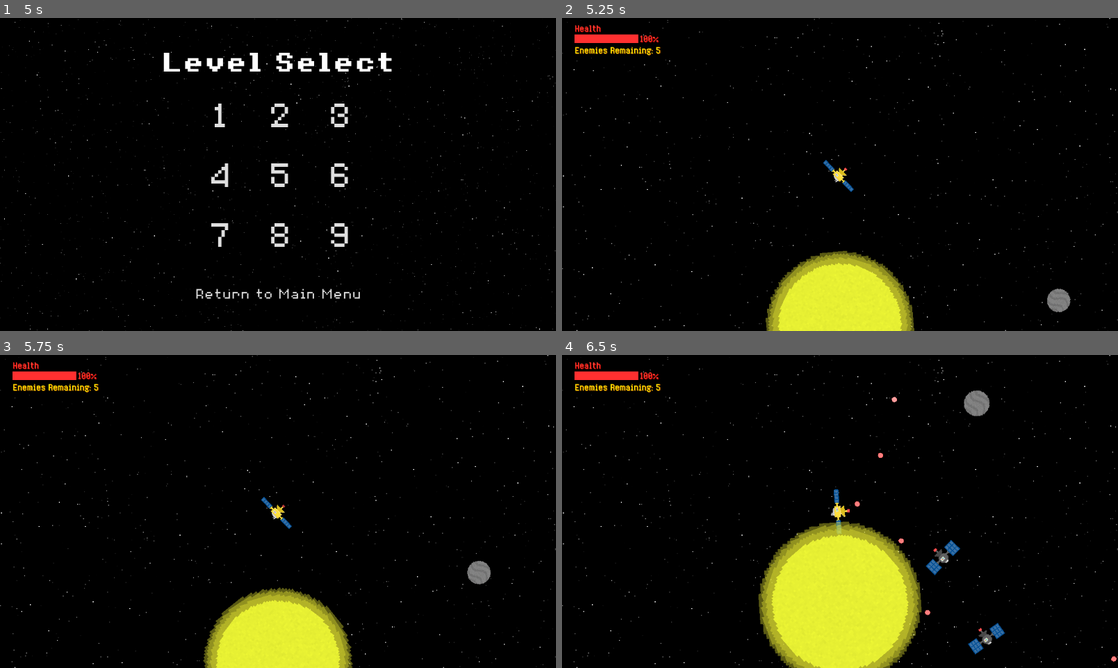
Above: before the commit, frames 1-4 (two rows, left to right).
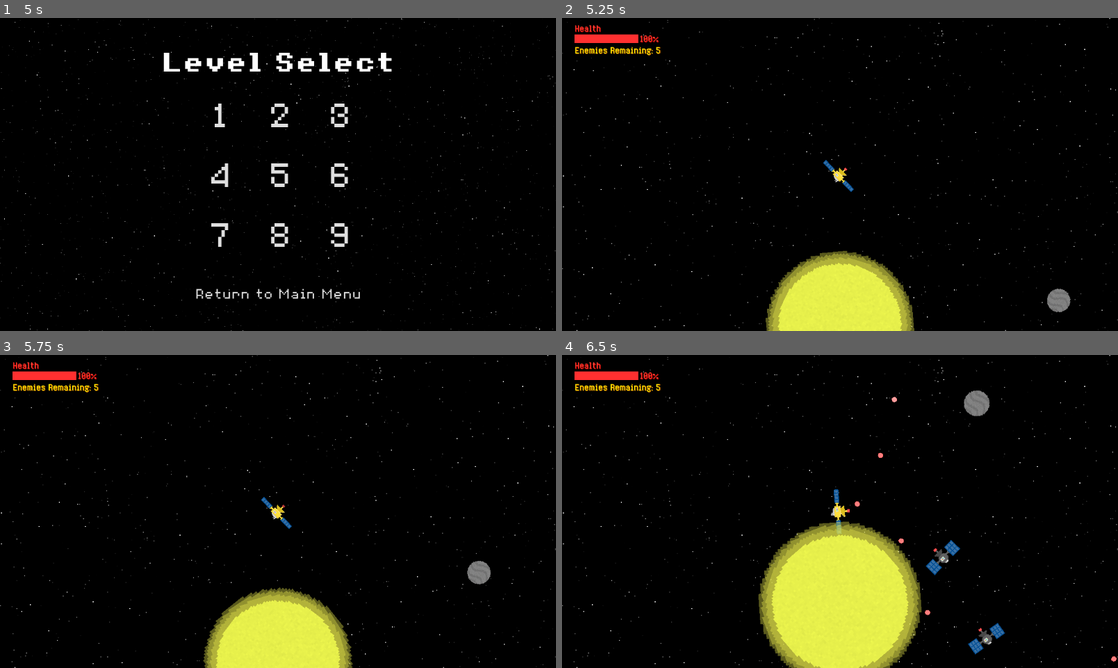
Above: after the commit, the same moments.

Repository: Birb-Games/gmtk-2025
Game: Godot game, scene res://scenes/main.tscn
Two runs of this game, one before a commit and one after it. Both use one fixed random seed, a clock stepped at 60 frames per second and the inputs below.
Inputs (mouse positions are in pixels of both pictures, inside the frame that each line leads up to):
- Up to frame 1 (5 s): move the mouse to (400, 158) at 0.52 s; press the mouse at (400, 158) at 0.53 s; hold Right (right) 0.53-1.28 s; move the mouse to (166, 190) at 1.27 s; release the mouse at (166, 190) at 1.28 s; hold Down (down) 1.28-2.03 s; click (166, 190) at 1.35 s; move the mouse to (333, 105) at 2.02 s; press the mouse at (333, 105) at 2.03 s; hold Right (right) 2.03-2.78 s; tap Mouse wheel up (zoom_camera_in) at 2.1 s; move the mouse to (250, 237) at 2.77 s; release the mouse at (250, 237) at 2.78 s; hold Up (up) 2.78-3.53 s; tap Mouse wheel down (zoom_camera_out) at 2.85 s; click (250, 237) at 3.05 s; move the mouse to (444, 221) at 3.52 s; press the mouse at (444, 221) at 3.53 s; hold A (left) from 3.53 s (still down); move the mouse to (111, 127) at 4.27 s; release the mouse at (111, 127) at 4.28 s; click (111, 127) at 4.35 s
- Up to frame 2 (5.25 s): release A (left) at 5 s; click "3" at 5 s
- Up to frame 3 (5.75 s): no input
- Up to frame 4 (6.5 s): move the mouse to (867, 511) at 5.77 s; press the mouse at (867, 511) at 5.78 s; hold Down (down) from 5.78 s (still down); tap Mouse wheel up (zoom_camera_in) at 5.85 s

Frame 1 is identical in both runs. In frame 2, 1.9% of the frame differs, in the area x 38-62%, y 78-100%; in frame 3, 1.8%; in frame 4, 4.0%, in the area x 37-63%, y 57-100%.

Commit message:
added levels 7 and 8

Diff:
--- a/scenes/levels/level3.tscn
+++ b/scenes/levels/level3.tscn
@@ -16,7 +16,7 @@
 max_dist = 800.0
 
 [node name="Star" parent="." index="2" instance=ExtResource("2_s1j21")]
-modulate = Color(1, 1, 0.211765, 1)
+modulate = Color(1, 1, 0.313726, 1)
 
 [node name="Mercury" parent="." index="3" instance=ExtResource("4_t275y")]
 position = Vector2(456, 0)
--- a/scenes/levels/level7.tscn
+++ b/scenes/levels/level7.tscn
@@ -1,10 +1,15 @@
-[gd_scene load_steps=3 format=3 uid="uid://c68s8w6bx5eu2"]
+[gd_scene load_steps=7 format=3 uid="uid://c68s8w6bx5eu2"]
 
 [ext_resource type="PackedScene" uid="uid://2oltjvbyir1q" path="res://scenes/levels/level.tscn" id="1_txnnu"]
 [ext_resource type="PackedScene" uid="uid://1vu1wu57fds4" path="res://scenes/space_objects/giant_planet.tscn" id="2_geu6g"]
+[ext_resource type="PackedScene" uid="uid://dwlunt4kweprj" path="res://scenes/satellites/rotating_satellite.tscn" id="3_fklld"]
+[ext_resource type="PackedScene" uid="uid://bf5p7gle6e1jl" path="res://scenes/asteroid_field.tscn" id="3_jrs18"]
+[ext_resource type="PackedScene" uid="uid://cfnsaojiroi77" path="res://scenes/space_objects/moon.tscn" id="4_adc7d"]
+[ext_resource type="PackedScene" uid="uid://dfegq4ky2hdw6" path="res://scenes/satellites/multishot_satellite.tscn" id="5_268cy"]
 
 [node name="Level" node_paths=PackedStringArray("center_object") instance=ExtResource("1_txnnu")]
 center_object = NodePath("GiantPlanet")
+asteroid_spawn_time = 0.0
 
 [node name="PlayerSatellite" parent="." index="0"]
 position = Vector2(0, -272)
@@ -13,3 +18,46 @@
 
 [node name="GiantPlanet" parent="." index="2" instance=ExtResource("2_geu6g")]
 modulate = Color(0, 0.490196, 1, 1)
+
+[node name="AsteroidField" parent="." index="3" instance=ExtResource("3_jrs18")]
+inner_radius = 400
+outer_radius = 600
+asteroid_count = 32
+
+[node name="Moon" parent="." index="4" instance=ExtResource("4_adc7d")]
+position = Vector2(0, 728)
+mass = 5.0
+
+[node name="Moon2" parent="." index="5" instance=ExtResource("4_adc7d")]
+position = Vector2(0, 328)
+mass = 5.0
+
+[node name="RotatingSatellite" parent="." index="6" instance=ExtResource("3_fklld")]
+position = Vector2(0, 248)
+
+[node name="RotatingSatellite2" parent="." index="7" instance=ExtResource("3_fklld")]
+position = Vector2(0, 512)
+rotation_speed = 90.0
+shoot_cooldown = 0.1
+orbital_speed = 300.0
+max_health = 15
+
+[node name="RotatingSatellite3" parent="." index="8" instance=ExtResource("3_fklld")]
+position = Vector2(-104, 576)
+max_health = 15
+
+[node name="RotatingSatellite4" parent="." index="9" instance=ExtResource("3_fklld")]
+position = Vector2(104, 576)
+max_health = 15
+
+[node name="MultishotSatellite" parent="." index="10" instance=ExtResource("5_268cy")]
+position = Vector2(-62, 845)
+bullet_count = 5
+spread = 60.0
+orbital_speed = 150.0
+
+[node name="MultishotSatellite2" parent="." index="11" instance=ExtResource("5_268cy")]
+position = Vector2(62, 845)
+bullet_count = 5
+spread = 60.0
+orbital_speed = 150.0
--- a/scenes/levels/level8.tscn
+++ b/scenes/levels/level8.tscn
@@ -1,15 +1,58 @@
-[gd_scene load_steps=3 format=3 uid="uid://dce4p4v4ahd7u"]
+[gd_scene load_steps=8 format=3 uid="uid://dce4p4v4ahd7u"]
 
 [ext_resource type="PackedScene" uid="uid://2oltjvbyir1q" path="res://scenes/levels/level.tscn" id="1_mojuh"]
 [ext_resource type="PackedScene" uid="uid://1vu1wu57fds4" path="res://scenes/space_objects/giant_planet.tscn" id="2_24wxv"]
+[ext_resource type="PackedScene" uid="uid://bf5p7gle6e1jl" path="res://scenes/asteroid_field.tscn" id="3_7is54"]
+[ext_resource type="PackedScene" uid="uid://dfegq4ky2hdw6" path="res://scenes/satellites/multishot_satellite.tscn" id="3_qy8hv"]
+[ext_resource type="PackedScene" uid="uid://cfnsaojiroi77" path="res://scenes/space_objects/moon.tscn" id="4_d35ek"]
+[ext_resource type="PackedScene" uid="uid://cgx3wsdprifbh" path="res://scenes/satellites/enemy_satellite.tscn" id="4_xthml"]
+[ext_resource type="PackedScene" uid="uid://dwlunt4kweprj" path="res://scenes/satellites/rotating_satellite.tscn" id="5_7is54"]
 
 [node name="Level" node_paths=PackedStringArray("center_object") instance=ExtResource("1_mojuh")]
 center_object = NodePath("GiantPlanet")
+asteroid_spawn_time = 2.0
 
 [node name="PlayerSatellite" parent="." index="0"]
 position = Vector2(0, -272)
 min_dist = 200.0
-max_dist = 1000.0
+max_dist = 800.0
 
 [node name="GiantPlanet" parent="." index="2" instance=ExtResource("2_24wxv")]
 modulate = Color(0, 0.360784, 1, 1)
+
+[node name="AsteroidField" parent="." index="3" instance=ExtResource("3_7is54")]
+inner_radius = 500
+outer_radius = 550
+
+[node name="Moon" parent="." index="4" instance=ExtResource("4_d35ek")]
+position = Vector2(0, -650)
+
+[node name="MultishotSatellite" parent="." index="5" instance=ExtResource("3_qy8hv")]
+position = Vector2(0, 456)
+bullet_count = 6
+spread = 10.0
+shoot_cooldown = 0.1
+
+[node name="MultishotSatellite2" parent="." index="6" instance=ExtResource("3_qy8hv")]
+position = Vector2(0, 720)
+bullet_count = 6
+spread = 10.0
+shoot_cooldown = 0.1
+orbital_speed = 200.0
+max_health = 8
+
+[node name="EnemySatellite" parent="." index="7" instance=ExtResource("4_xthml")]
+position = Vector2(-103, 398)
+shoot_cooldown = 0.1
+orbital_speed = 200.0
+max_health = 5
+
+[node name="EnemySatellite2" parent="." index="8" instance=ExtResource("4_xthml")]
+position = Vector2(103, 398)
+shoot_cooldown = 0.1
+orbital_speed = 200.0
+max_health = 5
+
+[node name="RotatingSatellite" parent="." index="9" instance=ExtResource("5_7is54")]
+position = Vector2(0, 368)
+shoot_cooldown = 0.1
--- a/scenes/levels/level9.tscn
+++ b/scenes/levels/level9.tscn
@@ -1,13 +1,18 @@
-[gd_scene load_steps=3 format=3 uid="uid://w161n3qp023l"]
+[gd_scene load_steps=4 format=3 uid="uid://w161n3qp023l"]
 
 [ext_resource type="PackedScene" uid="uid://2oltjvbyir1q" path="res://scenes/levels/level.tscn" id="1_gg3wg"]
 [ext_resource type="PackedScene" uid="uid://b0ggm7x3myuge" path="res://scenes/space_objects/rogue_planet.tscn" id="2_pndvc"]
+[ext_resource type="PackedScene" uid="uid://cgx3wsdprifbh" path="res://scenes/satellites/enemy_satellite.tscn" id="3_1wfja"]
 
 [node name="Level" node_paths=PackedStringArray("center_object") instance=ExtResource("1_gg3wg")]
 center_object = NodePath("RoguePlanet")
 
 [node name="PlayerSatellite" parent="." index="0"]
-min_dist = 140.0
-max_dist = 1000.0
+position = Vector2(0, -208)
+min_dist = 160.0
+max_dist = 1500.0
 
 [node name="RoguePlanet" parent="." index="2" instance=ExtResource("2_pndvc")]
+
+[node name="EnemySatellite" parent="." index="3" instance=ExtResource("3_1wfja")]
+position = Vector2(0, 232)
--- a/scenes/space_objects/rogue_planet.tscn
+++ b/scenes/space_objects/rogue_planet.tscn
@@ -4,14 +4,14 @@
 [ext_resource type="Texture2D" uid="uid://cefcp8xl4mse0" path="res://assets/textures/rogue_planet.png" id="2_ywh3l"]
 
 [sub_resource type="CircleShape2D" id="CircleShape2D_j3nti"]
-radius = 98.0051
+radius = 129.19
 
 [node name="RoguePlanet" instance=ExtResource("1_mgmpp")]
 is_static = true
 mass = 200.0
 
 [node name="Sprite2D" parent="." index="0"]
-scale = Vector2(3, 3)
+scale = Vector2(4, 4)
 texture = ExtResource("2_ywh3l")
 rotation_speed = 2.0
 
--- a/scripts/level.gd
+++ b/scripts/level.gd
@@ -41,7 +41,7 @@
 	var dist = randf_range(player_satellite.min_dist, player_satellite.max_dist)
 	var angle = randf() * 2.0 * PI
 	var pos = Vector2(cos(angle), sin(angle)) * dist
-	if (pos - player_satellite.position).length() < 150.0:
+	if (pos - player_satellite.position).length() < 300.0:
 		return
 	var asteroid: SpaceObject = asteroid_scene.instantiate()
 	asteroid.position = pos
